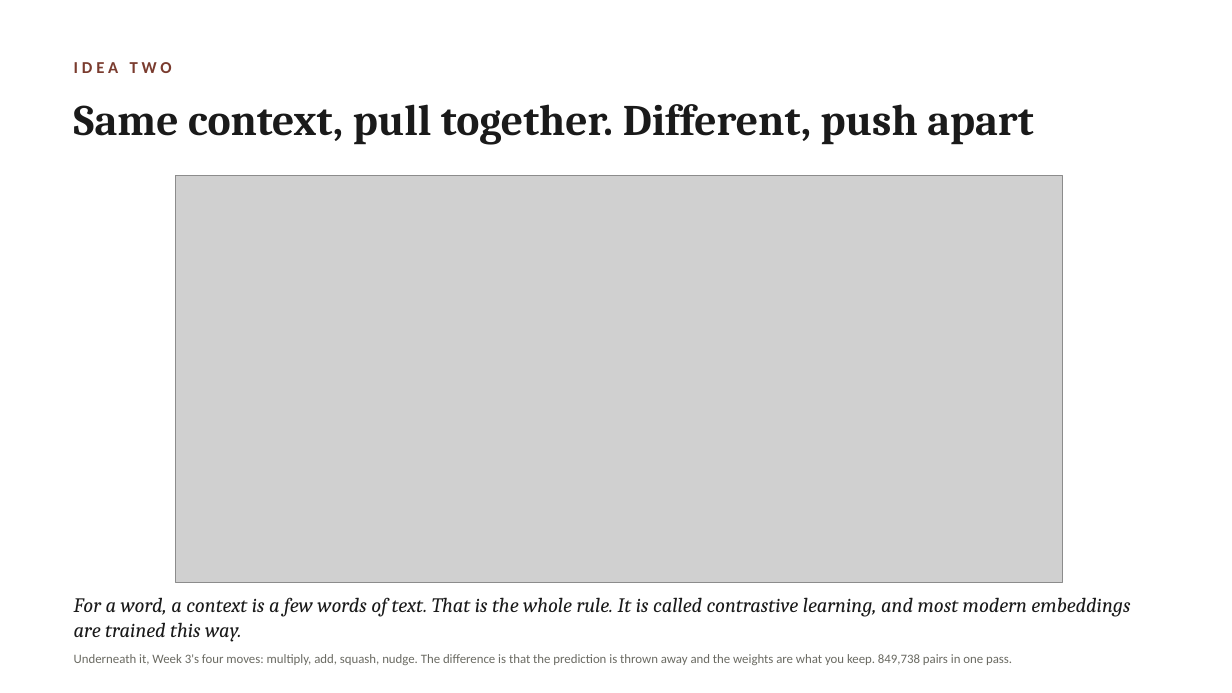
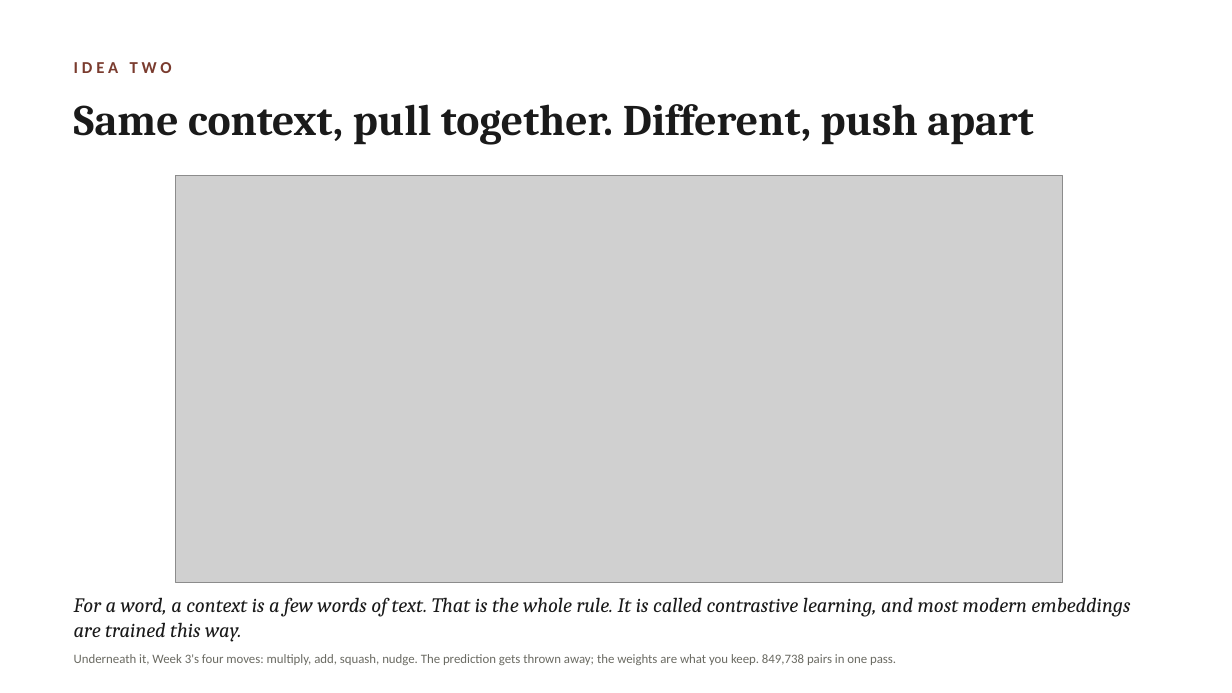
Before and after one commit to lucianli123/culture-as-data-2026, a slide deck: slide 14 of slides/week-04-lecture-draft.pptx. Drawn at 1232x693 pixels with LibreOffice and Linux fonts; fonts in the diff are those of the drawing; grey boxes stand for pictures. Boxes give left, top, right and bottom in pixels: in the first picture for what was removed or moved away, otherwise in the second. Text is boxed around its words. In the diff, an @@ line names an element or a change of style, - is before the commit and + after.

```diff
--- a/slides/week-04-lecture-draft.pptx
+++ b/slides/week-04-lecture-draft.pptx
@@ text at <box>74,654,896,665</box>: text changed @@
-Underneath it, Week 3's four moves: multiply, add, squash, nudge. The difference is that the prediction is thrown away and the weights are what you keep. 849,738 pairs in one pass.
+Underneath it, Week 3's four moves: multiply, add, squash, nudge. The prediction gets thrown away; the weights are what you keep. 849,738 pairs in one pass.
```
Also in this commit, not shown: 9 other slides changed, 2 other files.
